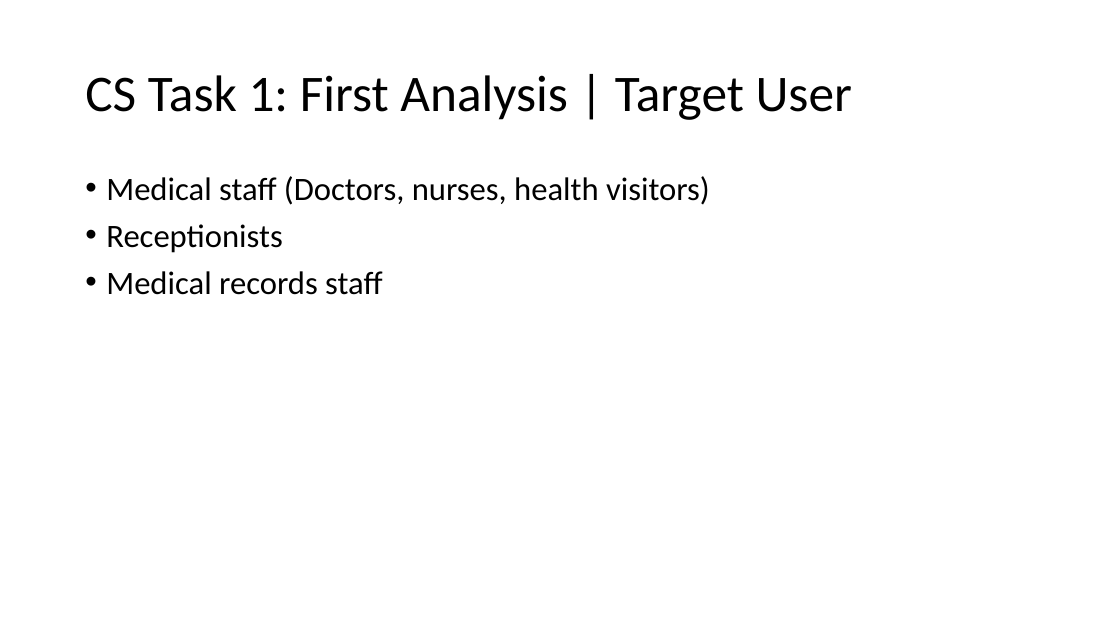
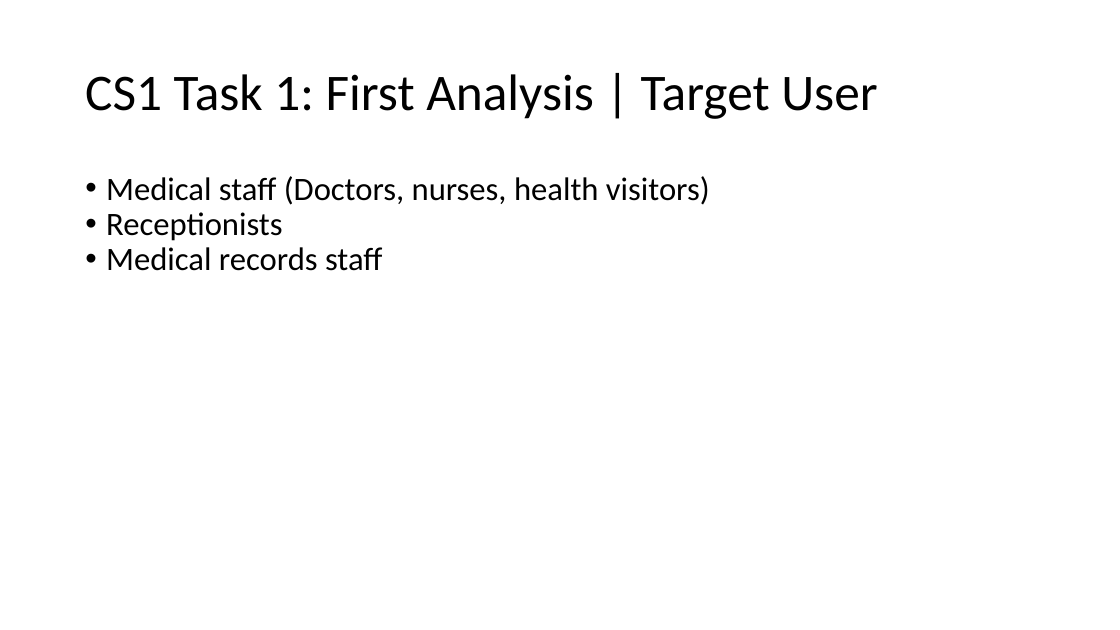
Before and after one commit to s-thoeni/ch.bfh.bti7081.s2016.white, a slide deck: slide 2 of doc/task01/first_analysis.pptx. Drawn at 1120x630 pixels with LibreOffice and Linux fonts; fonts in the diff are those of the drawing. Boxes give left, top, right and bottom in pixels: in the first picture for what was removed or moved away, otherwise in the second. Text is boxed around its words. In the diff, an @@ line names an element or a change of style, - is before the commit and + after.

```diff
--- a/doc/task01/first_analysis.pptx
+++ b/doc/task01/first_analysis.pptx
@@ text at [85,74,877,119]: text changed @@
-CS Task 1: First Analysis | Target User
+CS1 Task 1: First Analysis | Target User
@@ text "Medical staff (Doctors, nurses, health ..." at [106,176,710,271]: less space between paragraphs @@
```
Also in this commit, not shown: 3 other slides changed.
